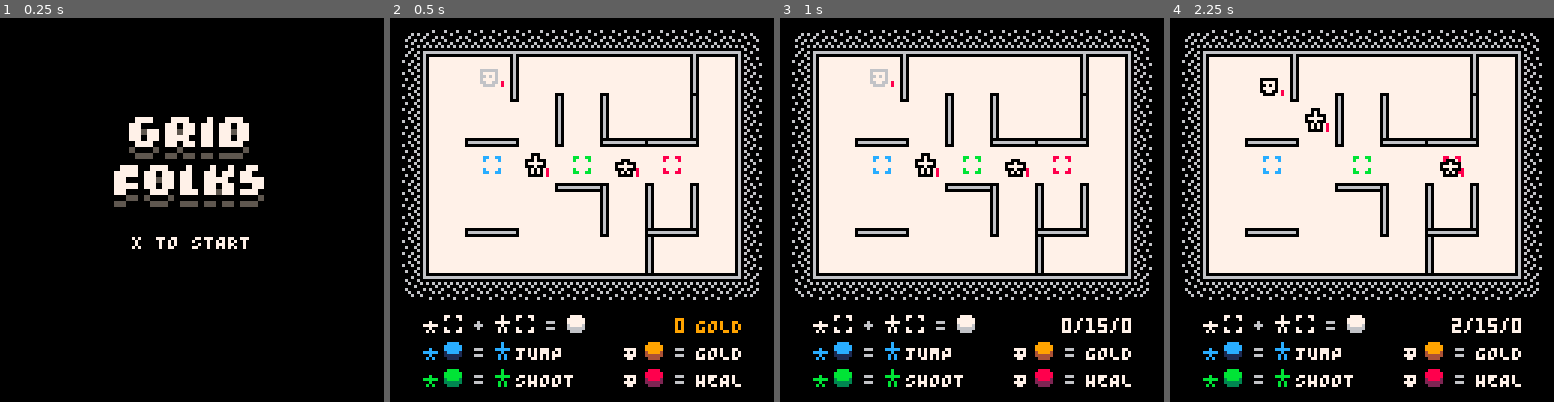
Above: before the commit, frames 1-4 (left to right).
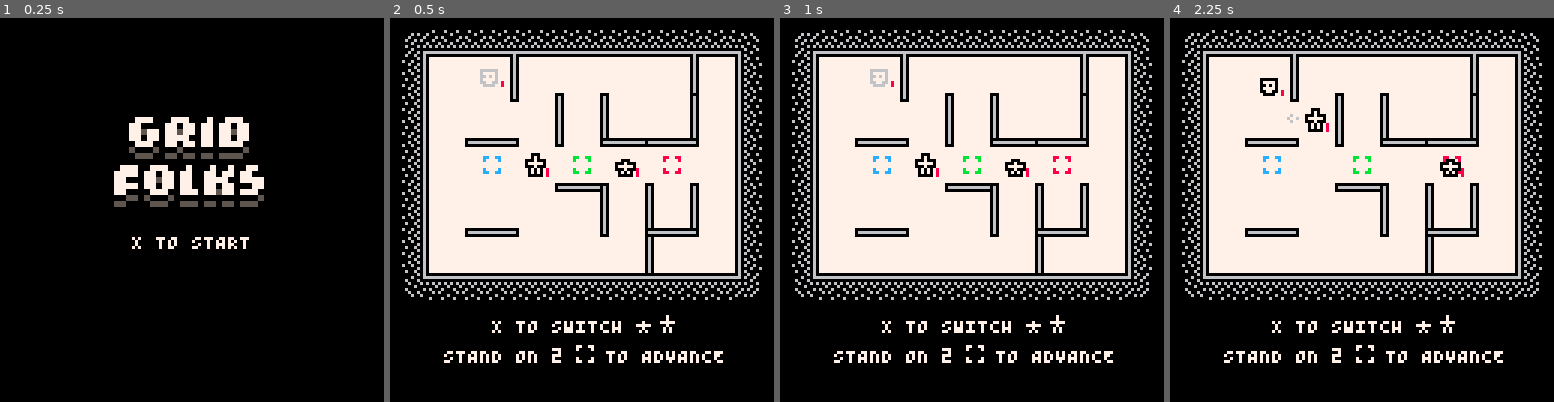
Above: after the commit, the same moments.

Repository: taylordolan/grid-folks
Game: PICO-8 cartridge grid_folks.p8
The game is run twice, just before and just after one commit, with the same random seed, the same clock (stepped at 60 frames per second) and the same inputs.
Inputs:
- Up to frame 1 (0.25 s): no input
- Up to frame 2 (0.5 s): tap X (X key) at 0.33 s
- Up to frame 3 (1 s): tap O (Z key) at 0.7 s
- Up to frame 4 (2.25 s): tap X (X key) at 1.07, 1.85 s; hold Right 1.6-2.1 s; tap O (Z key) at 1.7, 2.1 s; hold Up from 2.15 s (still down)

Frame 1 is identical in both runs. In frame 2, 3.8% of the frame differs, in the area x 8-92%, y 77-97%; in frame 3, 3.8%; in frame 4, 3.9%, in the area x 8-92%, y 25-97%.

Commit message:
update instructions

Diff:
--- a/grid_folks.p8
+++ b/grid_folks.p8
@@ -12,8 +12,10 @@
 -- [x] transitions for taking damage (hero and enemy)
 -- [x] animation for enemy death
 -- [x] title screen
--- [ ] intro instructions
+-- [x] replace main instructions stuff with drawings
+-- [x] intro instructions
 -- [ ] cooler rendering for shot
+-- [ ] transition for jumping
 -- [ ] balance enemy spawn rate
 -- [ ] when multiple enemies are present, they should act in random order
 -- [ ] nicer-looking end game states
@@ -121,6 +123,7 @@
   debug_mode = false
   delay = 0
   game_started = false
+  has_advanced = false
 
   -- lists of things
   heroes = {}
@@ -508,79 +511,33 @@
   end
 
   function draw_instructions()
-    local x_pos = padding_left - 5
-    local y_pos = 100
-    local line_height = 9
-
-    -- advance
-    palt(colors.black, false)
-    palt(colors.tan, true)
-    pal(colors.light_gray, colors.white)
-    pal(colors.dark_gray, colors.light_gray)
-    spr(sprites.hero_inactive, x_pos, y_pos - 2)
-    spr(sprites.pad, x_pos + 7, y_pos - 2)
-    spr(sprites.hero_active, x_pos + 24, y_pos - 2)
-    spr(sprites.pad, x_pos + 31, y_pos - 2)
-    spr(sprites.button_3, x_pos + 48, y_pos - 2)
-    pal()
-    print("+", x_pos + 18, y_pos, 06)
-    print("=", x_pos + 42, y_pos, 06)
-
-    y_pos += line_height
-
-    -- jump
-    palt(colors.black, false)
-    palt(colors.tan, true)
-    pal(colors.light_gray, colors.blue)
-    pal(colors.dark_gray, colors.navy)
-    spr(sprites.button_3, x_pos + 7, y_pos - 2)
-    spr(sprites.hero_inactive, x_pos, y_pos - 2)
-    spr(sprites.hero_active, x_pos + 24, y_pos - 2)
-    print(smallcaps("jump"), x_pos + 32, y_pos, text_color)
-    pal()
-    print("=", x_pos + 18, y_pos, 06)
-
-    y_pos += line_height
-
-    -- shoot
-    palt(colors.black, false)
-    palt(colors.tan, true)
-    pal(colors.light_gray, colors.green)
-    pal(colors.dark_gray, colors.forest)
-    spr(sprites.hero_inactive, x_pos, y_pos - 2)
-    spr(sprites.button_3, x_pos + 7, y_pos - 2)
-    spr(sprites.hero_active, x_pos + 24, y_pos - 2)
-    print(smallcaps("shoot"), x_pos + 32, y_pos, text_color)
-    pal()
-    print("=", x_pos + 18, y_pos, 06)
-
-    x_pos += 67
-    y_pos -= line_height
-
-    -- gold
-    palt(colors.black, false)
-    palt(colors.tan, true)
-    pal(colors.light_gray, colors.orange)
-    pal(colors.dark_gray, colors.brown)
-    spr(sprites.enemy_3, x_pos, y_pos - 2)
-    spr(sprites.button_3, x_pos + 7, y_pos - 2)
-    print(smallcaps("gold"), x_pos + 25, y_pos, text_color)
-    pal()
-    print("=", x_pos + 18, y_pos, 06)
-
-    y_pos += line_height
-
-    -- health
-    palt(colors.black, false)
-    palt(colors.tan, true)
-    pal(colors.light_gray, colors.red)
-    pal(colors.dark_gray, colors.maroon)
-    spr(sprites.enemy_3, x_pos, y_pos - 2)
-    spr(sprites.button_3, x_pos + 7, y_pos - 2)
-    print(smallcaps("heal"), x_pos + 25, y_pos, text_color)
-    pal()
-    print("=", x_pos + 18, y_pos, 06)
-
+
+    if not has_advanced then
+      pal(colors.tan, false)
+      pal(colors.light_gray, colors.white)
+      local _x = 34
+      local _y = 100
+      local _space = 3
+      local _a = smallcaps("x to switch")
+      print(_a, _x, _y, colors.white)
+      spr(sprites.hero_inactive, _x + #_a * 4 + _space, _y - 2)
+      spr(sprites.hero_active, _x + #_a * 4 + 8 + _space, _y - 2)
+
+      _x = 18
+      _y += 10
+      local _b = smallcaps("stand on 2")
+      print(_b, _x, _y, colors.white)
+      spr(sprites.pad, _x + #_b * 4 + _space, _y - 2)
+      local _c = smallcaps("to advance")
+      print(_c, _x + #_b * 4 + _space + 8 + _space, _y, colors.white)
+      return
+      pal()
+    end
+
+    print(smallcaps("grid folks"), 11, 100, wall_color)
+    draw_score()
+    spr(064, 11, 109, 7, 2)
+    spr(072, 79, 109, 5, 2)
   end
 
   function draw_score()
@@ -613,11 +570,25 @@
   draw_floor()
   draw_outlines()
   draw_instructions()
-  draw_score()
   draw_sprites()
   draw_border()
   update_shot_drawing()
   draw_game_end_state()
+
+  -- grid
+  -- local _g = 8
+  -- for _x = 0, 127, _g do
+  --   for _y = 0, 127, _g do
+  --     pset(_x, _y, colors.pink)
+  --   end
+  -- end
+  -- for _x = 0, 127, _g do
+  --   pset(_x, 127, colors.pink)
+  -- end
+  -- for _y = 0, 127, _g do
+  --   pset(127, _y, colors.pink)
+  -- end
+  -- pset(127, 127, colors.pink)
 
 end
 
@@ -973,7 +944,9 @@
       palt(colors.tan, true)
       palt(colors.black, false)
       if self.shoot then
+        pal(colors.white, colors.green)
         pal(colors.light_gray, colors.green)
+        pal(colors.yellow, colors.white)
         if self.active and #self.screen_seq == 1 then
           for next in all({{-1,0},{1,0},{0,-1},{0,1}}) do
             local _a = {self.x, self.y}
@@ -992,7 +965,9 @@
           end
         end
       elseif self.jump then
+        pal(colors.white, colors.blue)
         pal(colors.light_gray, colors.blue)
+        pal(colors.yellow, colors.white)
         if self.active and #self.screen_seq == 1 then
           for next in all({{-1,0},{1,0},{0,-1},{0,1}}) do
             local _a = {self.x, self.y}
@@ -1014,7 +989,25 @@
           end
         end
       else
-        pal(colors.light_gray, colors.white)
+        -- pal(colors.white, colors.white)
+        pal(colors.yellow, colors.white)
+        if self.active and #self.screen_seq == 1 then
+          for next in all({{-1,0},{1,0},{0,-1},{0,1}}) do
+            local _a = {self.x, self.y}
+            local _b = {self.x + next[1], self.y + next[2]}
+            local sprite = next[2] == 0 and sprites.arrow_right or sprites.arrow_down
+            local flip_x
+            local flip_y
+            if next[1] == -1 then
+              flip_x = true
+            elseif next[2] == -1 then
+              flip_y = true
+            end
+            if not is_wall_between(_a, _b) and find_type_in_tile("enemy", _b) then
+              spr(sprite, sx + next[1] * 8, sy + next[2] * 8, 1, 1, flip_x, flip_y)
+            end
+          end
+        end
       end
 
       -- update the palette based using first value in pal_seq
@@ -1654,6 +1647,8 @@
 end
 
 function refresh_pads()
+
+  has_advanced = true
 
   -- delete all existing pads
   for next in all(pads) do
Not shown, changed: 54 lines of the sprite sheet (__gfx__) section of grid_folks.p8
